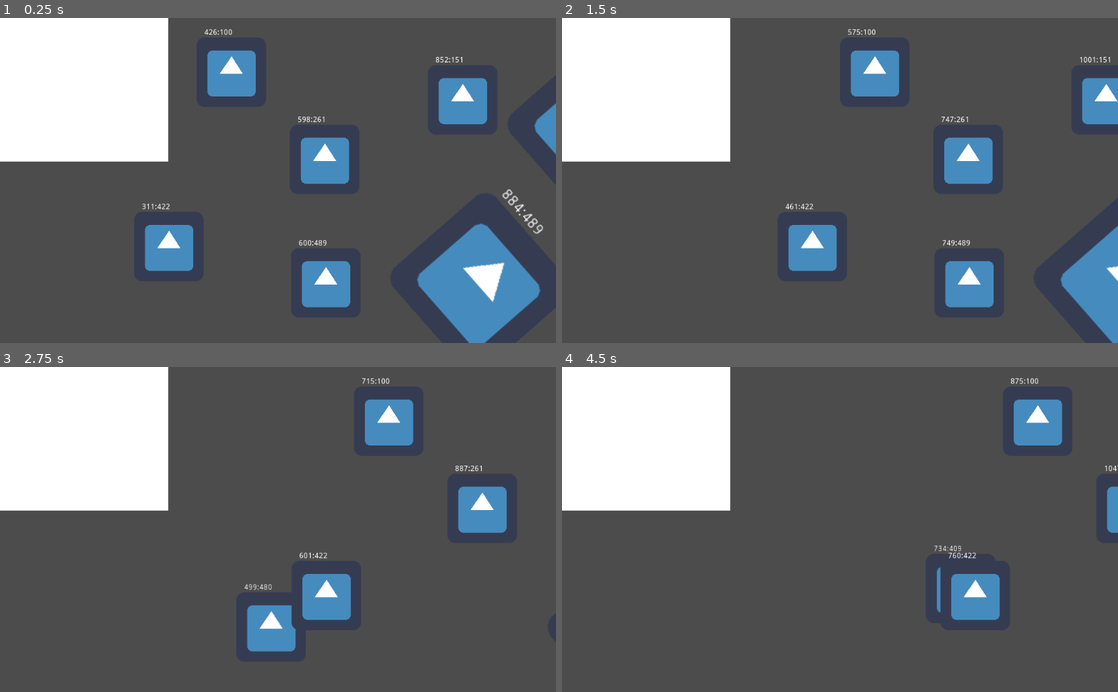
Above: before the commit, frames 1-4 (two rows, left to right).
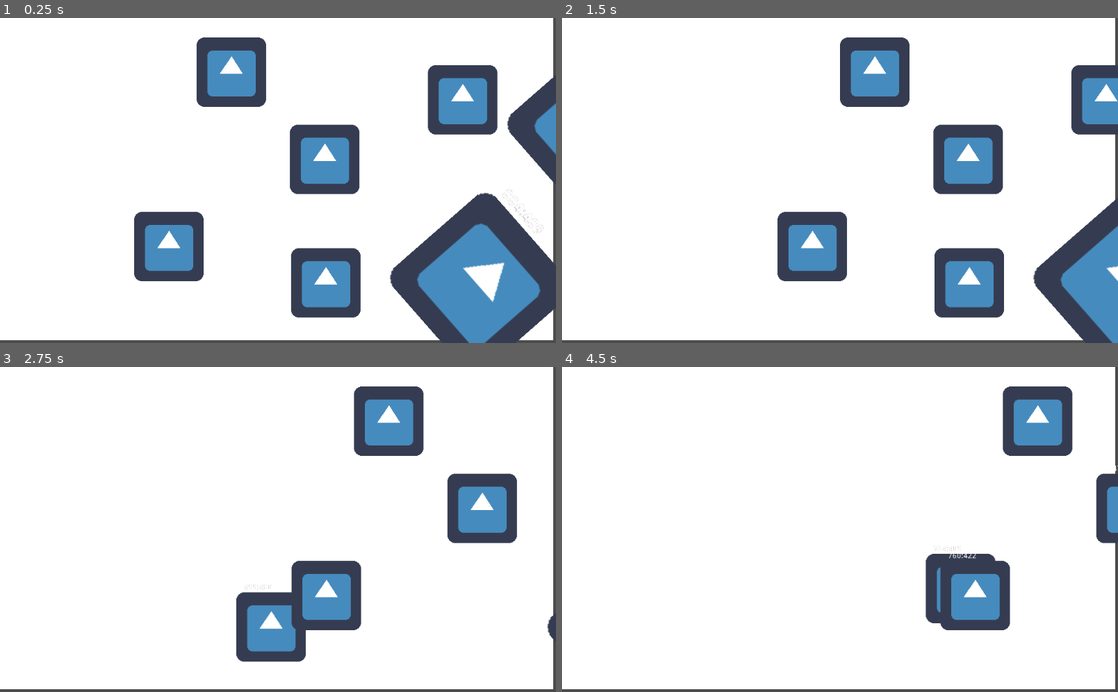
Above: after the commit, the same moments.

Repository: DoubleZZ/coursGit
Game: Godot game, scene res://Main.tscn
Two runs of this game, one before a commit and one after it. Both use one fixed random seed, a clock stepped at 60 frames per second and the inputs below. The engine's default icon, where the game draws it, is replaced by a stand-in: a white triangle on a blue panel in a dark square.
Inputs:
- Up to frame 1 (0.25 s): no input
- Up to frame 2 (1.5 s): tap Enter at 0.5 s; hold Right (ui_right) 0.53-1.28 s
- Up to frame 3 (2.75 s): tap Space at 2 s; hold Right (ui_right) from 2.03 s (still down)
- Up to frame 4 (4.5 s): release Right (ui_right) at 3.53 s

The runs differ from the first frame. In frame 1, 62% of the frame differs, in the area x 0-100%, y 0-100%; in frame 2, 69%; in frame 3, 75%; in frame 4, 79%.

Commit message:
Background layer changé

Diff:
--- a/Main.tscn
+++ b/Main.tscn
@@ -26,7 +26,23 @@
 
 [node name="Main" type="Node2D" index="0"]
 
-[node name="AnimationPlayer" type="AnimationPlayer" parent="." index="0"]
+[node name="ColorRect" type="ColorRect" parent="." index="0"]
+
+anchor_left = 0.0
+anchor_top = 0.0
+anchor_right = 0.0
+anchor_bottom = 0.0
+margin_right = 1019.0
+margin_bottom = 595.0
+rect_pivot_offset = Vector2( 0, 0 )
+rect_clip_content = false
+mouse_filter = 0
+mouse_default_cursor_shape = 0
+size_flags_horizontal = 1
+size_flags_vertical = 1
+color = Color( 1, 1, 1, 1 )
+
+[node name="AnimationPlayer" type="AnimationPlayer" parent="." index="1"]
 
 root_node = NodePath("..")
 autoplay = ""
@@ -37,7 +53,7 @@
 blend_times = [  ]
 script = ExtResource( 1 )
 
-[node name="Soldat 1" type="Sprite" parent="." index="1"]
+[node name="Soldat 1" type="Sprite" parent="." index="2"]
 
 position = Vector2( 600, 489 )
 texture = ExtResource( 2 )
@@ -46,7 +62,7 @@
 bateau = 42
 vie = 10
 
-[node name="Soldat 2" type="Sprite" parent="." index="2"]
+[node name="Soldat 2" type="Sprite" parent="." index="3"]
 
 position = Vector2( 598, 261 )
 texture = ExtResource( 2 )
@@ -55,7 +71,7 @@
 bateau = 42
 vie = 5
 
-[node name="Soldat 3" type="Sprite" parent="." index="3"]
+[node name="Soldat 3" type="Sprite" parent="." index="4"]
 
 position = Vector2( 852, 151 )
 texture = ExtResource( 2 )
@@ -64,7 +80,7 @@
 bateau = 42
 vie = 4
 
-[node name="Soldat 4" type="Sprite" parent="." index="4"]
+[node name="Soldat 4" type="Sprite" parent="." index="5"]
 
 position = Vector2( 311, 422 )
 texture = ExtResource( 2 )
@@ -73,7 +89,7 @@
 bateau = 42
 vie = 8
 
-[node name="Soldat 6" type="Sprite" parent="." index="5"]
+[node name="Soldat 6" type="Sprite" parent="." index="6"]
 
 position = Vector2( 426, 100 )
 texture = ExtResource( 2 )
@@ -82,7 +98,7 @@
 bateau = 42
 vie = 11
 
-[node name="Soldat 7" type="Sprite" parent="." index="6"]
+[node name="Soldat 7" type="Sprite" parent="." index="7"]
 
 position = Vector2( 884.654, 489.225 )
 rotation = 0.85142
@@ -93,7 +109,7 @@
 bateau = 42
 vie = 11
 
-[node name="Soldat 8" type="Sprite" parent="." index="7"]
+[node name="Soldat 8" type="Sprite" parent="." index="8"]
 
 position = Vector2( 1100.65, 205.225 )
 rotation = 0.85142
@@ -104,7 +120,7 @@
 bateau = 42
 vie = 11
 
-[node name="Timer" type="Timer" parent="." index="8"]
+[node name="Timer" type="Timer" parent="." index="9"]
 
 process_mode = 1
 wait_time = 1.0
@@ -112,20 +128,4 @@
 autostart = false
 script = ExtResource( 4 )
 
-[node name="ColorRect" type="ColorRect" parent="." index="7"]
-
-anchor_left = 0.0
-anchor_top = 0.0
-anchor_right = 0.0
-anchor_bottom = 0.0
-margin_right = 310.0
-margin_bottom = 265.0
-rect_pivot_offset = Vector2( 0, 0 )
-rect_clip_content = false
-mouse_filter = 0
-mouse_default_cursor_shape = 0
-size_flags_horizontal = 1
-size_flags_vertical = 1
-color = Color( 1, 1, 1, 1 )
-
 [connection signal="timeout" from="Timer" to="AnimationPlayer" method="_on_Timer_timeout"]
